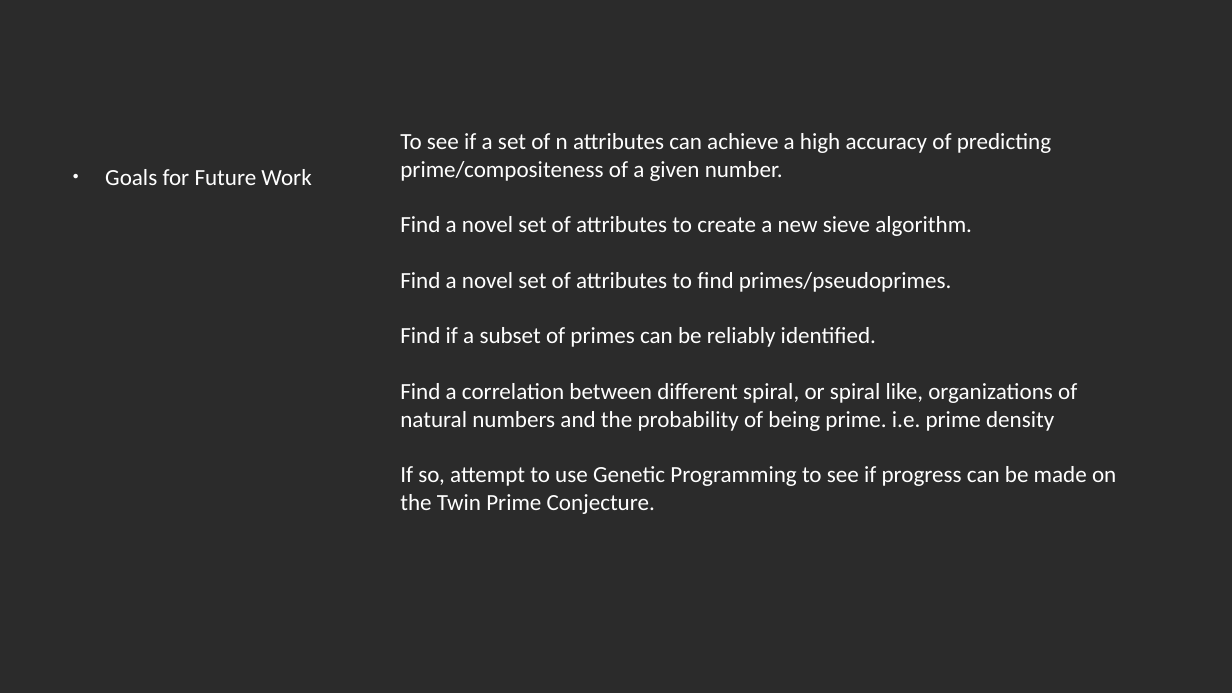
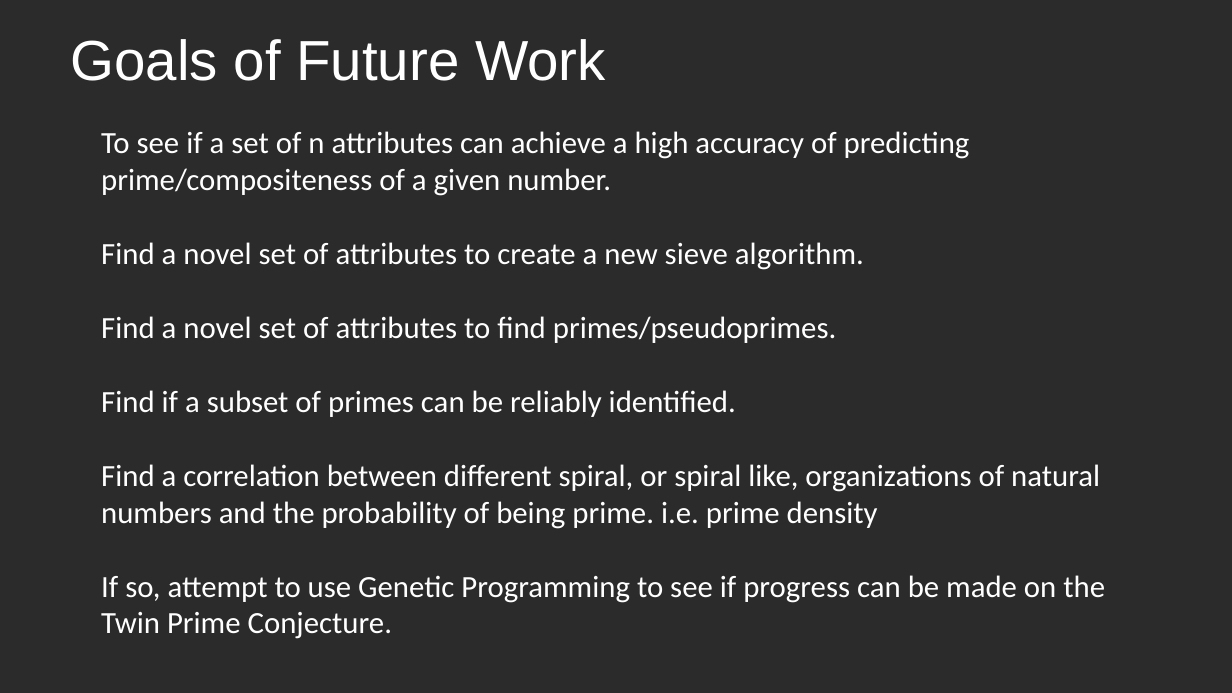
Before and after one commit to rohansaha/CSC-635-Data-Mining-, a slide deck: slide 18 of Classifying natural numbers.pptx (slide 10 before the commit). Drawn at 1232x693 pixels with LibreOffice and Linux fonts; fonts in the diff are those of the drawing; background and template pictures are left out; a plain dark background stands for a picture behind light text. Boxes give left, top, right and bottom in pixels: in the first picture for what was removed or moved away, otherwise in the second. Text is boxed around its words. In the diff, an @@ line names an element or a change of style, - is before the commit and + after.

```diff
--- a/Classifying natural numbers.pptx
+++ b/Classifying natural numbers.pptx
@@ text at [71,39,606,81]: text changed; size 18 to 44 pt; font Calibri to Arial @@
-● Goals for Future Work
+Goals of Future Work
@@ text "To see if a set ...": place and size @@
-text "To see if a set ..." at [400,133,1116,514]
+text "To see if a set ..." at [101,131,1105,603]
@@ text "To see if a set ..." at [101,131,1105,603]: size 18 to 24 pt; vertical alignment middle to top @@
```
Also in this commit, not shown: 4 other slides changed, 7 slides added, 5 slides removed.
